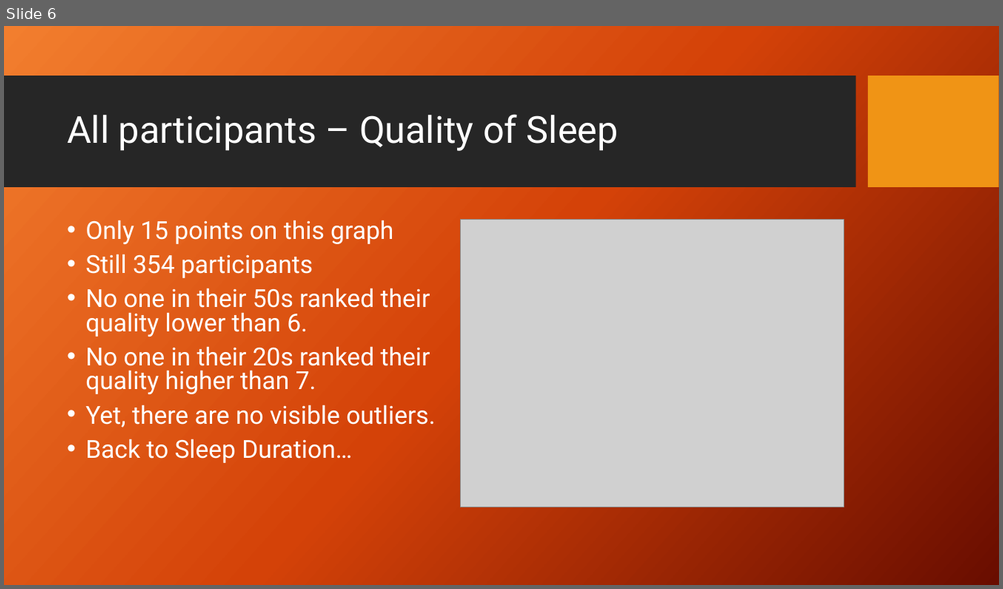
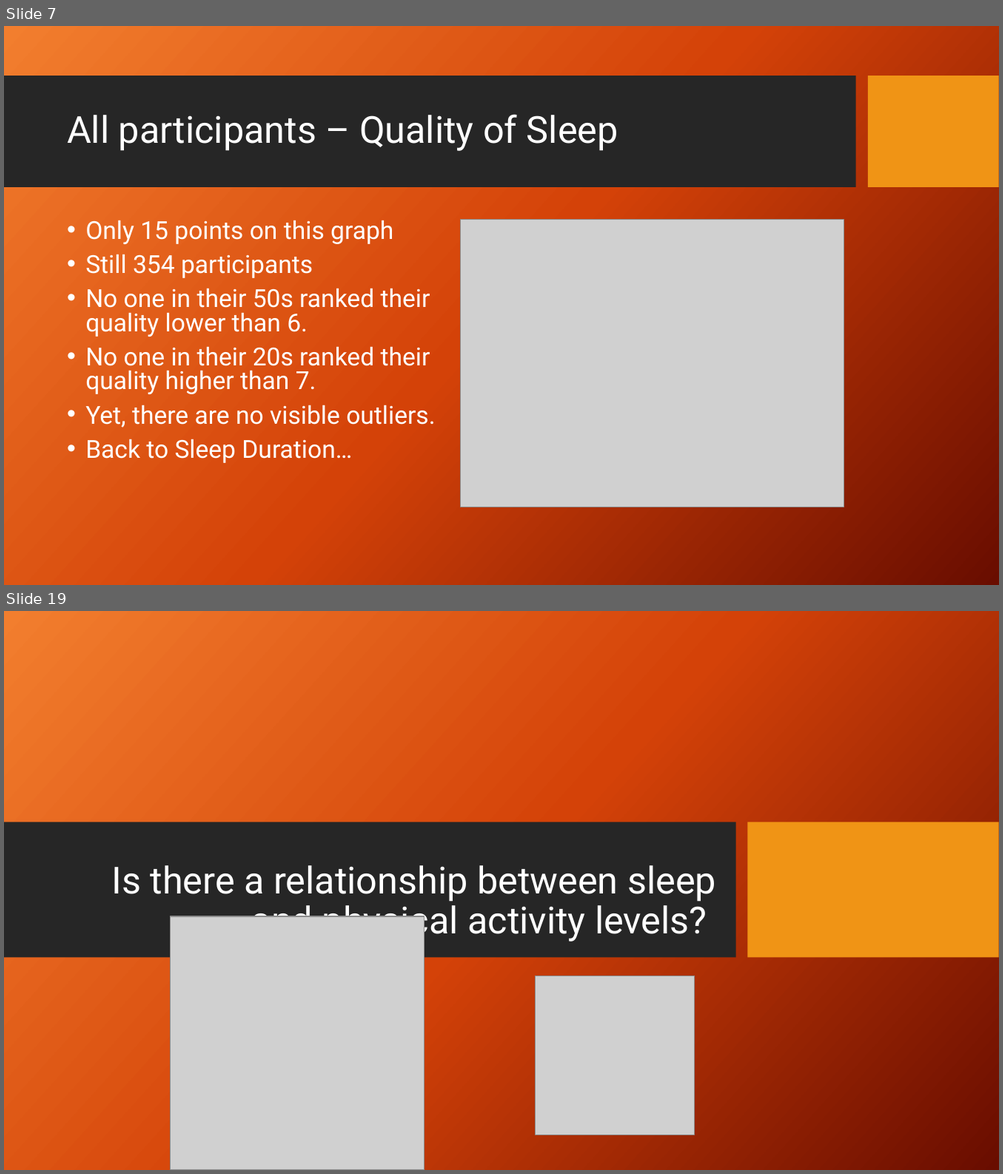
Before and after one commit to jaredsletto/Project_1, a slide deck: Project 1 - Sleep Project.pptx. Shown one above the other, each under a label of ours: slide 6 before the commit, slides 7 and 19 after it; the slides between them are not shown. The pictures are 1003x589 and 1003x1174 pixels, drawn with LibreOffice and Linux fonts; fonts in the diff are those of the drawing; grey boxes stand for pictures; background and template pictures are left out. Boxes give left, top, right and bottom in pixels: in the first picture for what was removed or moved away, otherwise in the second. Text is boxed around its words. In the diff, an @@ line names an element or a change of style, - is before the commit and + after.

```diff
--- a/Project 1 - Sleep Project.pptx
+++ b/Project 1 - Sleep Project.pptx
@@ slide 19 added at [4, 611, 999, 1170], background picture (left out) @@
@@ rectangle added at [4, 822, 736, 958], fill #262626 @@
@@ rectangle added at [747, 822, 999, 958], fill #F09415 @@
@@ title added at [111, 866, 716, 943], 36 pt, text #FFFFFF @@
+Is there a relationship between sleep and physical activity levels?
@@ picture added at [170, 917, 424, 1170] @@
@@ picture added at [535, 976, 694, 1135] @@
@@ what was slide 6 is now slide 7 @@
```
Also in this commit, not shown: 4 slides changed, 12 other slides added.
